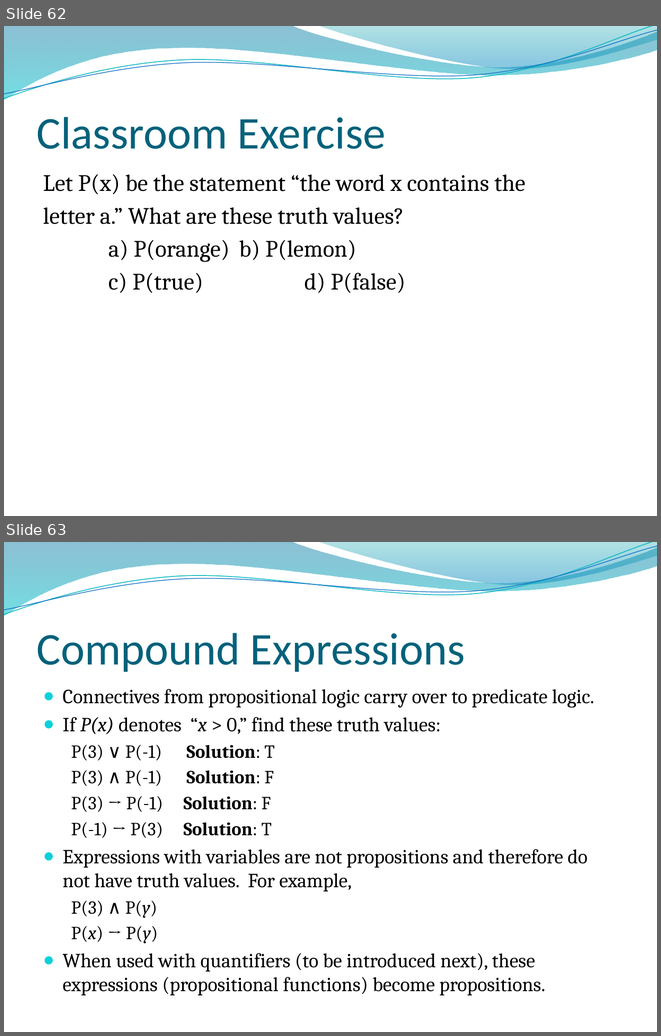
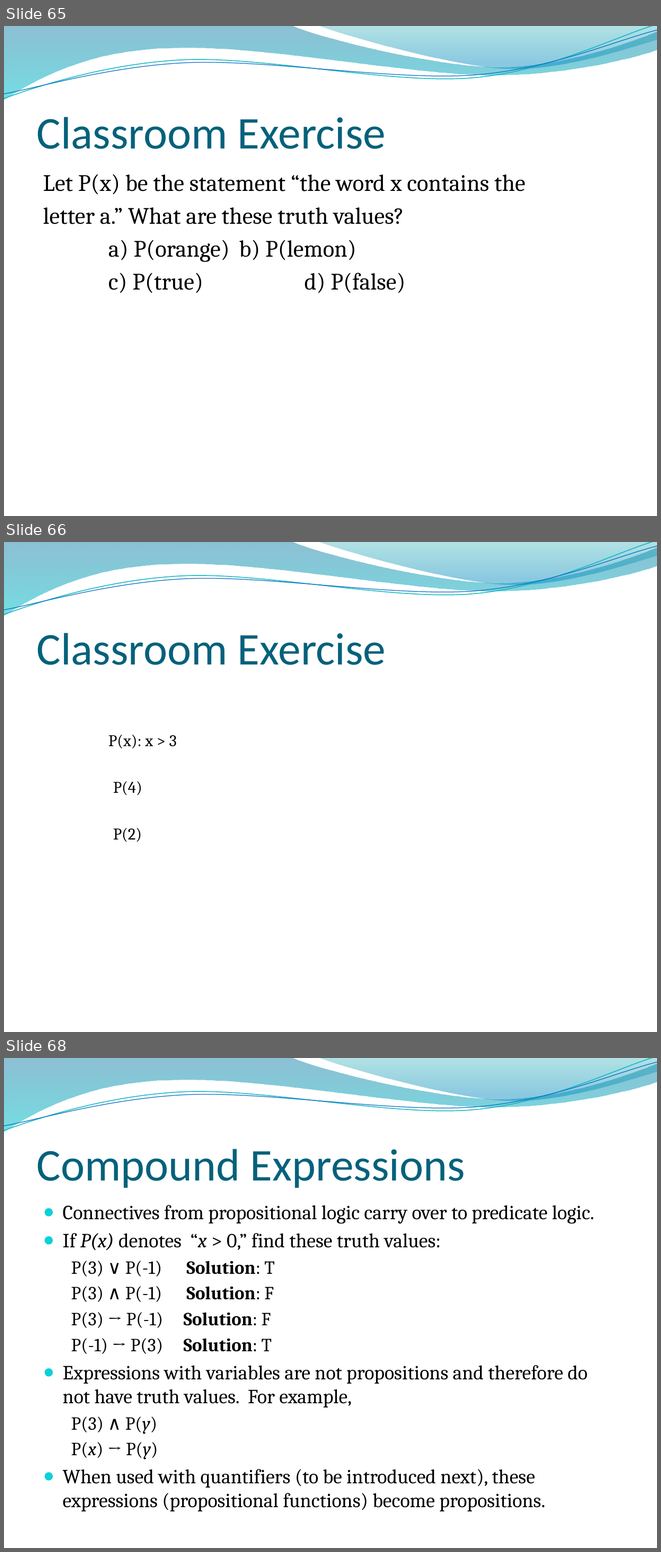
Before and after one commit to lin-chen-GA/lin-chen-GA.github.io, a slide deck: cs2620/slides/cs2620_notes1.pptx. Shown one above the other, each under a label of ours: slides 62 and 63 before the commit, slides 65, 66 and 68 after it; the slides between them are not shown. The pictures are 661x1036 and 661x1552 pixels, drawn with LibreOffice and Linux fonts; fonts in the diff are those of the drawing; background and template pictures are left out. Boxes give left, top, right and bottom in pixels: in the first picture for what was removed or moved away, otherwise in the second. Text is boxed around its words. In the diff, an @@ line names an element or a change of style, - is before the commit and + after.

```diff
--- a/cs2620/slides/cs2620_notes1.pptx
+++ b/cs2620/slides/cs2620_notes1.pptx
@@ slide 66 added at [4, 542, 657, 1032], background picture (left out); not listed: 4 template elements that a slide beside it also shows @@
@@ title added at [37, 633, 386, 665], 50 pt, text #04617B @@
+Classroom Exercise
@@ text added at [108, 734, 177, 749], 18 pt, text #000000 @@
+P(x): x > 3
@@ text added at [113, 781, 142, 795], 18 pt, text #000000 @@
+P(4)
@@ text added at [113, 828, 142, 842], 18 pt, text #000000 @@
+P(2)
@@ what was slide 62 is now slide 65 @@
@@ what was slide 63 is now slide 68 @@
```
Also in this commit, not shown: 7 slides changed, 9 other slides added, 2 other files.
